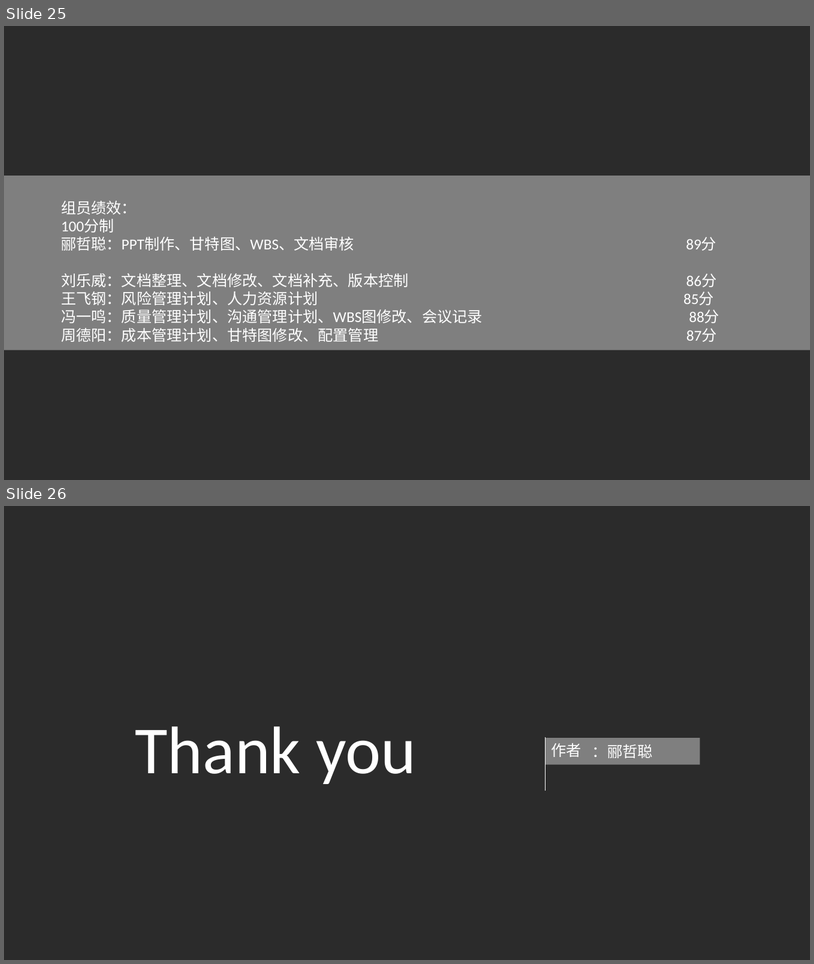
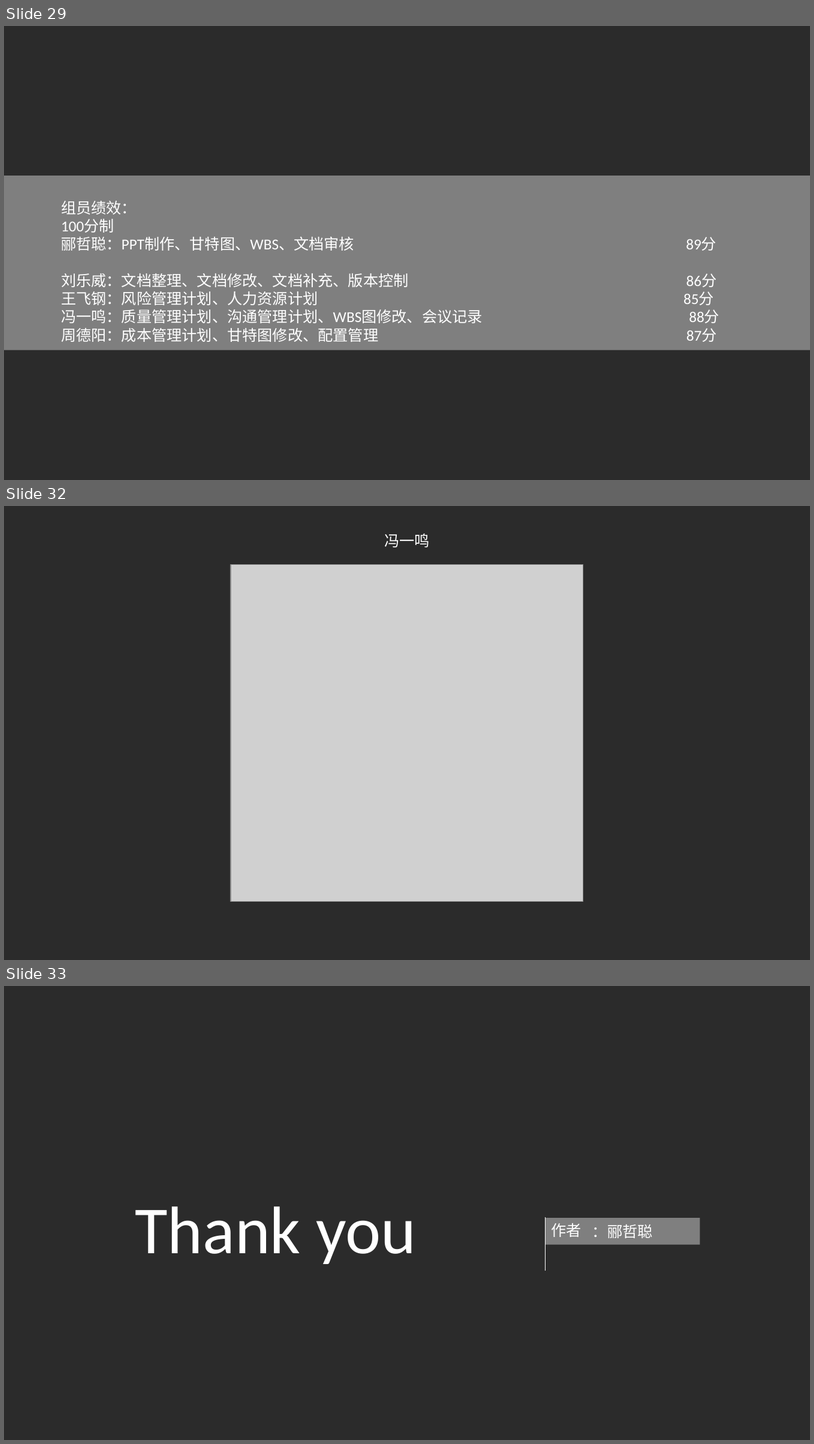
Before and after one commit to PRD-2018-G04/PRD-2018-G04, a slide deck: G04项目组/受控文档/项目计划/PRD2018-G04-需求工程项目计划PPT.pptx. Shown one above the other, each under a label of ours: slides 25 and 26 before the commit, slides 29, 32 and 33 after it; the slides between them are not shown. The pictures are 814x964 and 814x1444 pixels, drawn with LibreOffice and Linux fonts; fonts in the diff are those of the drawing; grey boxes stand for pictures; background and template pictures are left out; a plain dark background stands for a picture behind light text. Boxes give left, top, right and bottom in pixels: in the first picture for what was removed or moved away, otherwise in the second. Text is boxed around its words. In the diff, an @@ line names an element or a change of style, - is before the commit and + after.

```diff
--- a/G04项目组/受控文档/项目计划/PRD2018-G04-需求工程项目计划PPT.pptx
+++ b/G04项目组/受控文档/项目计划/PRD2018-G04-需求工程项目计划PPT.pptx
@@ slide 32 added at bbox=[4, 506, 810, 960], background picture (left out) @@
@@ text added at bbox=[384, 534, 430, 547], 18 pt, text #FFFFFF @@
+冯一鸣
@@ picture added at bbox=[231, 565, 584, 901] @@
@@ what was slide 25 is now slide 29 @@
@@ what was slide 26 is now slide 33 @@
```
Also in this commit, not shown: 8 slides changed, 7 other slides added, 1 slide removed, 23 other files.
